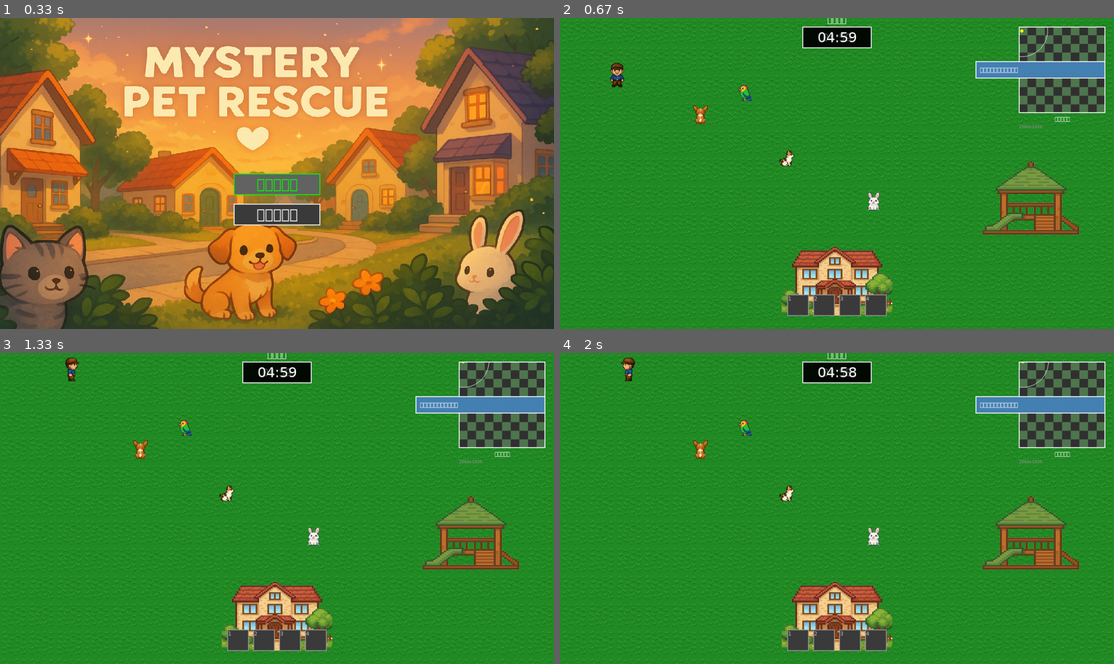
Above: before the commit, frames 1-4 (two rows, left to right).
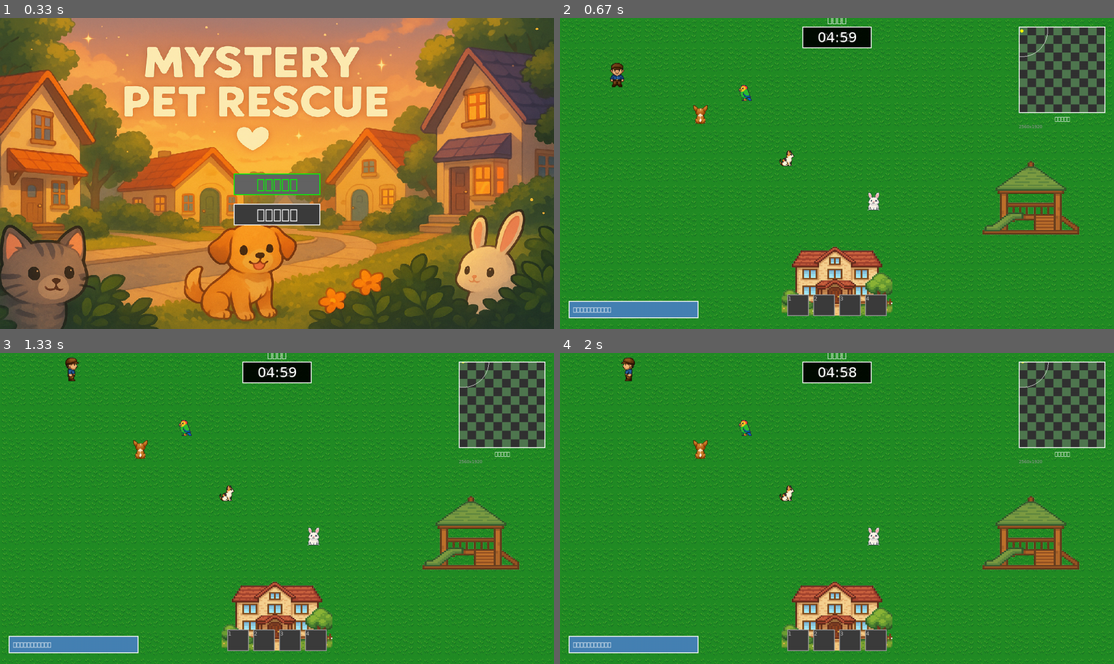
Above: after the commit, the same moments.

Repository: yuichi1000/mystery-pet-rescue
Game: pygame game, started from main.py
Two runs of this game, one before a commit and one after it. Both use one fixed random seed, a clock stepped at 60 frames per second and the inputs below.
Inputs (mouse positions are in pixels of both pictures, inside the frame that each line leads up to):
- Up to frame 1 (0.33 s): no input
- Up to frame 2 (0.67 s): click "ゲーム開始" at 0.38 s
- Up to frame 3 (1.33 s): hold Up 0.67-1.13 s; move the mouse to (254, 520) at 0.7 s; hold Right from 1.17 s (still down)
- Up to frame 4 (2 s): release Right at 1.63 s; hold Left from 1.67 s (still down)

Frame 1 is identical in both runs. In frame 2, 2.7% of the frame differs, in the area x 1-99%, y 13-97%; in frame 3, 2.7%; in frame 4, 2.7%.

Commit message:
fix: 通知表示位置を左下に変更してミニマップとの重複を解消
🎯 UI改善:
- 通知がミニマップに重なる問題を解決
- 通知表示位置を右上から左下に変更
- より見やすく邪魔にならない配置に改善

🔧 修正内容:

1. 通知表示位置の変更:
   - 修正前: 右上（ミニマップと重複）
   - 修正後: 左下（重複なし）

2. 配置ロジック改善:
   - 下から上に向かって積み重ね表示
   - 左端からマージン20pxで配置
   - 画面下端からマージン20pxで配置

3. 座標計算の修正:
   - x座標: margin（左端から20px）
   - y座標: 画面下端から上に向かって配置
   - 新しい通知が下、古い通知が上に表示

4. 表示仕様:
   - 最大5個まで表示可能
   - フェードアウト効果維持
   - 通知サイズ: 300x40px
   - マージン: 20px

✅ 動作確認済み:
- 通知システム正常動作
- 左下配置で表示確認
- ミニマップとの重複解消
- 複数通知の積み重ね表示
- フェードアウト効果正常動作

🎮 ユーザー体験向上:
- ミニマップが見やすくなった
- 通知が邪魔にならない位置
- ゲームプレイの妨げを最小化
- 重要な情報は確実に表示

これで通知がミニマップに重ならず、
左下の見やすい位置に表示されるようになりました。

Diff:
--- a/src/ui/game_ui.py
+++ b/src/ui/game_ui.py
@@ -420,13 +420,16 @@
             self.screen.blit(progress_surface, (text_x, text_y))
 
     def _draw_notifications(self):
-        """通知を描画"""
+        """通知を描画（左下に表示）"""
         notification_height = int(40 * self.ui_scale)
         notification_width = int(300 * self.ui_scale)
-        start_y = int(100 * self.ui_scale)
-
+        margin = int(20 * self.ui_scale)
+
+        # 左下から上に向かって表示
         for i, notification in enumerate(self.notifications):
-            y_pos = start_y + i * (notification_height + 5)
+            # 下から上に向かって配置
+            y_pos = (self.screen_height - margin -
+                    (i + 1) * (notification_height + 5))
 
             # フェードアウト効果
             alpha = 255
@@ -439,9 +442,10 @@
                                                 pygame.SRCALPHA)
             notification_surface.fill((*bg_color, alpha))
 
+            # 左下に配置
             notification_rect = pygame.Rect(
-                self.screen_width - notification_width - 20,
-                y_pos,
+                margin,  # 左端からマージン
+                y_pos,   # 下から上に向かって配置
                 notification_width,
                 notification_height
             )
